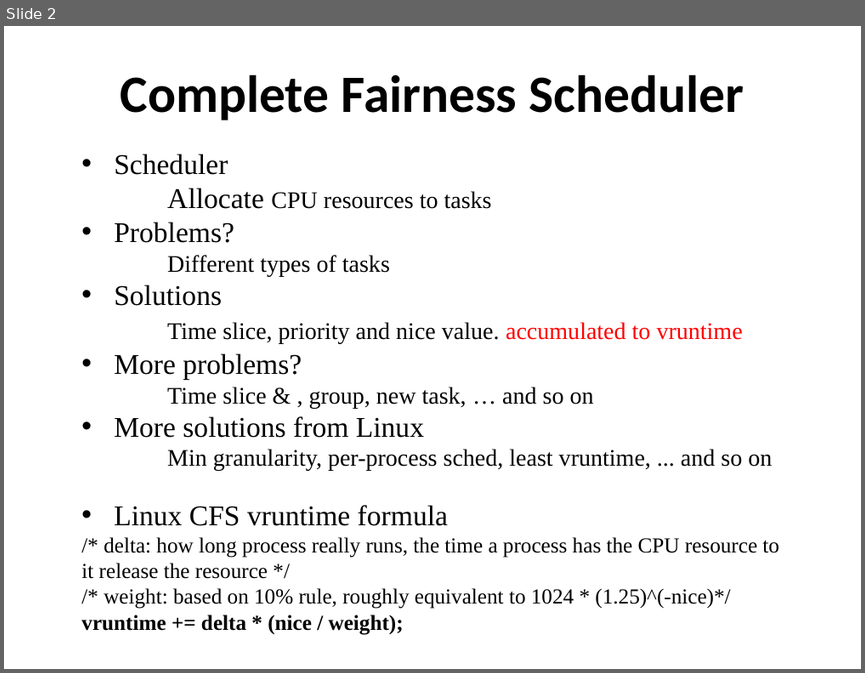
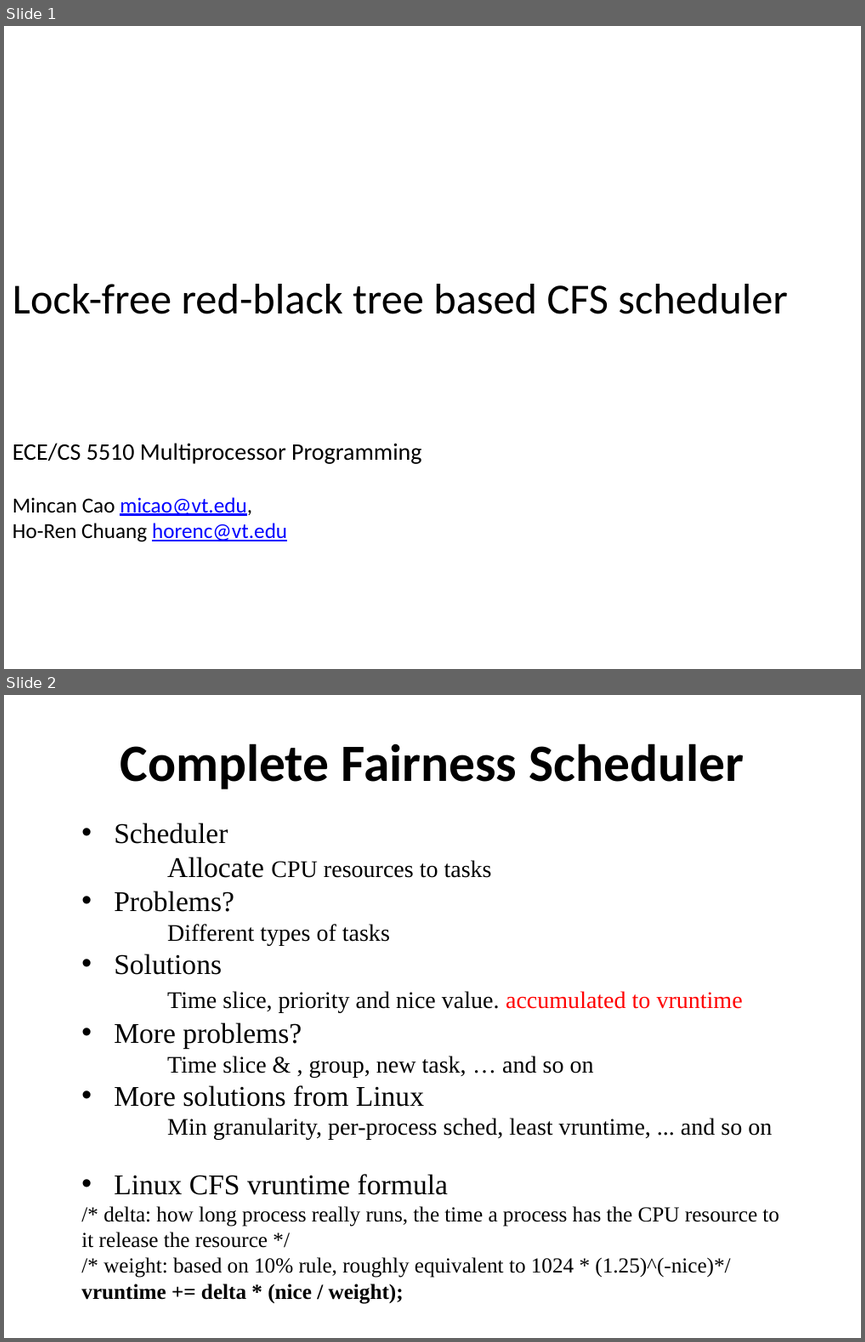
Before and after one commit to caomincan/CFSLockFreeRBTree, a slide deck: MPP_final_ppt_Jack_ppt.pptx. Shown one above the other, each under a label of ours: slide 2 before the commit, slides 1 and 2 after it. The pictures are 865x673 and 865x1342 pixels, drawn with LibreOffice and Linux fonts; fonts in the diff are those of the drawing; background and template pictures are left out. Boxes give left, top, right and bottom in pixels: in the first picture for what was removed or moved away, otherwise in the second. Text is boxed around its words. In the diff, an @@ line names an element or a change of style, - is before the commit and + after.

```diff
--- a/MPP_final_ppt_Jack_ppt.pptx
+++ b/MPP_final_ppt_Jack_ppt.pptx
@@ slide 1 added at bbox=[4, 26, 861, 669], background #FFFFFF @@
@@ text added at bbox=[12, 284, 788, 542], 18 pt, text #000000 @@
+Lock-free red-black tree based CFS scheduler
+ECE/CS 5510 Multiprocessor Programming
+Mincan Cao micao@vt.edu,
+Ho-Ren Chuang horenc@vt.edu
```
Also in this commit, not shown: 1 slide removed, 3 other files.
